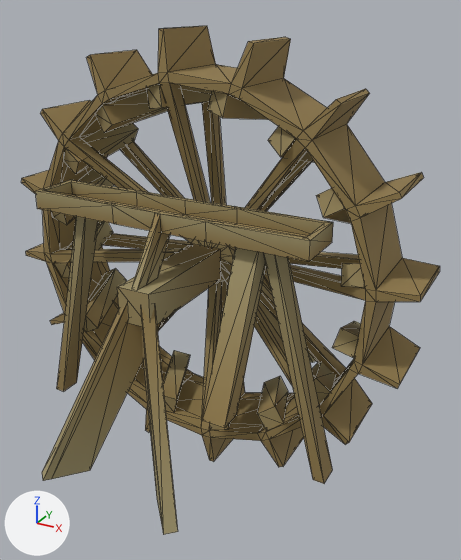
Before and after pictures for a commit that changed the glTF model dist/assets/models/water_wheel.glb.
Before and after are seen from a camera (50 mm lens) standing at (2.79, -4.83, 4.96) and looking at (-0.6, 1.35, 1.87). Lighting does not change. The marker at lower left points along +X, +Y and +Z. Mesh edges are drawn as thin lines. Vertices at the same position are counted once.
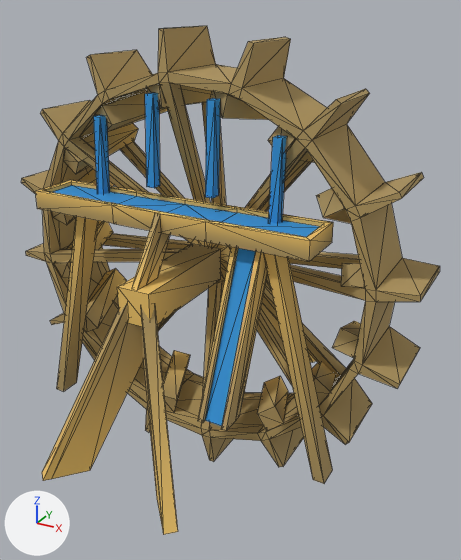
Location of each change, (x1, y1, x2, y2) in pixels of the pictures (461 x 560 px):
'Cylinder', surface changed, reshaped: (21, 26, 440, 535) in both
part 1 of me_cylinder, built on: before (71, 194, 308, 428); after (53, 93, 319, 431)
part 2 of me_cylinder, surface changed: (21, 26, 440, 535) in both

The edits, one by one:
Picture 'aquaduct' (img_aquaduct) is new.
Material 'Aquaduct' (mat_aquaduct) changes its picture from img_fence to img_aquaduct.
me_cylinder is used by ob_cylinder; location (0.0, 0.0, 0.0).
me_cylinder had 652 vertices, 1206 faces and spanned x -3.69..1.69, y -0.84..3.22, z -0.69..4.69.
me_cylinder now has 714 vertices, 1284 faces and spans x -3.69..1.69, y -0.84..3.22, z -0.69..4.69.
Part 1, on me_cylinder:
5 vertices are removed from x -0.13..0.14, y -0.12..0.91, z 0.93..2.71.
18 faces are deleted.
3 vertices move from x -0.13..0.14, y 0.15..0.91, z 0.93..2.71 to x -0.17..0.17, y 0.15..0.91, z 0.93..2.71.
46 vertices are added at x -2.67..0.67, y -0.15..1.05, z 0.93..4.04.
16 new vertices lie (0.1, 0.0, 0.0) away from vertices in x -2.16..0.1, y 0.87..1.05, z 2.71..4.04.
5 new vertices lie (0.0, 0.47, 0.0) away from vertices in x -2.67..0.67, y 0.54, z 2.85.
96 new faces join them.
me_cylinder part 2: 1188 kept faces spanning x -3.69..1.69, y -0.84..3.22, z -0.69..4.69 get new texture (UV) coordinates.
